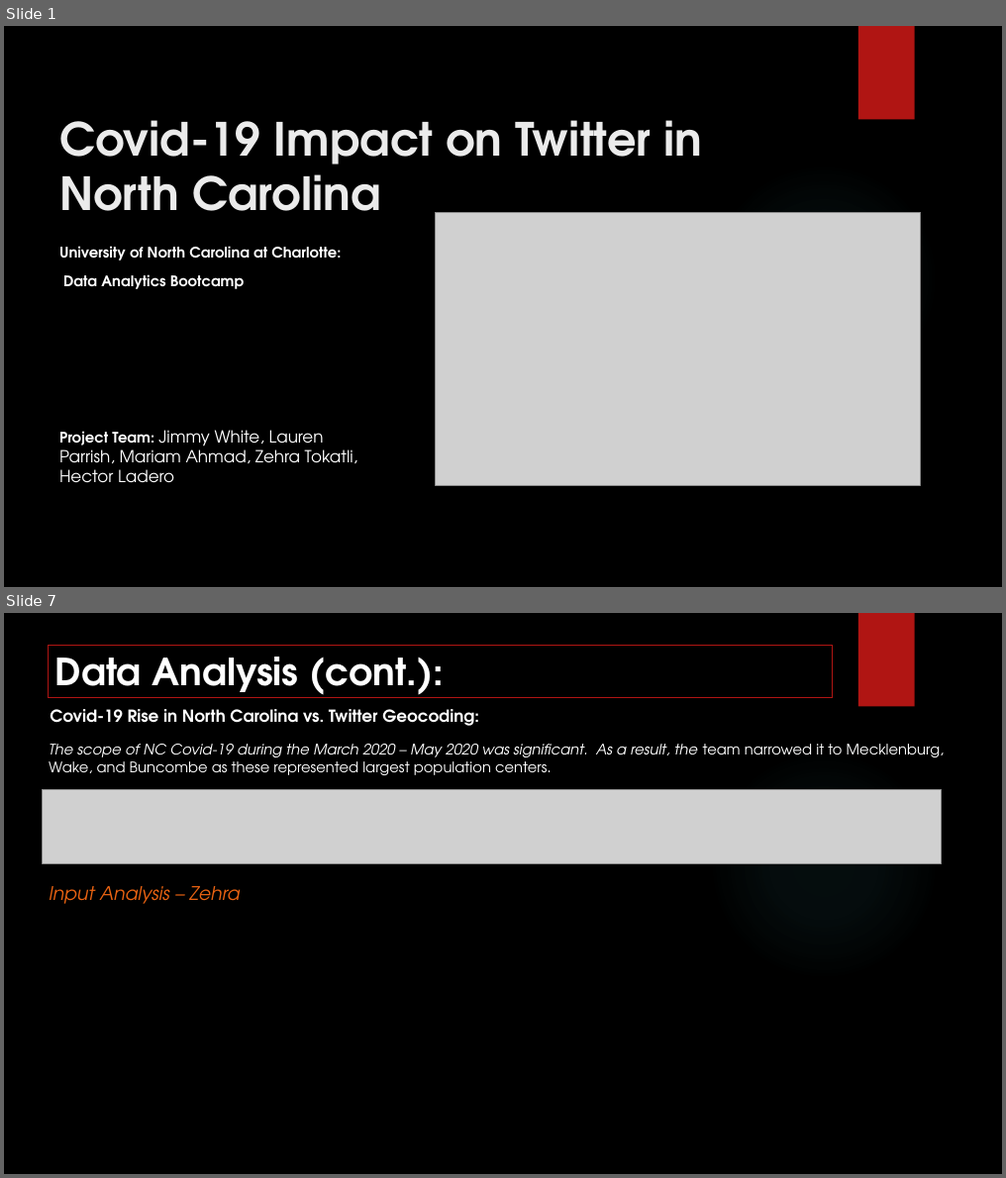
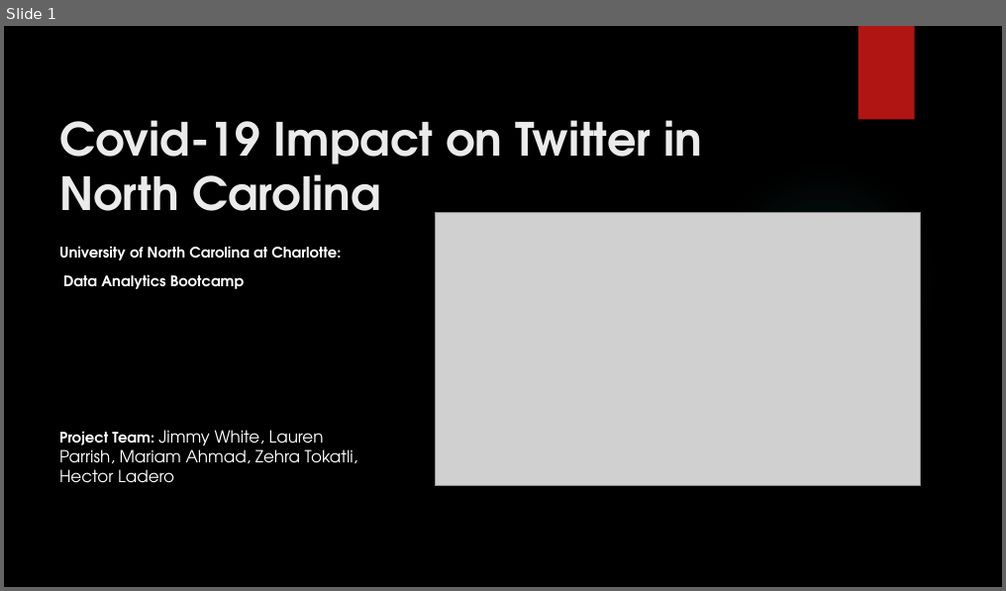
Before and after one commit to znurtokatli/COVID19TweetsDataAnalyzer, a slide deck: Cleaning/Data Analytics ProjectPres_LP_review.pptx. Shown one above the other, each under a label of ours: slides 1 and 7 before the commit, slide 1 after it; the slides between them are not shown. The pictures are 1006x1178 and 1006x591 pixels, drawn with LibreOffice and Linux fonts; fonts in the diff are those of the drawing; grey boxes stand for pictures; background and template pictures are left out. Boxes give left, top, right and bottom in pixels: in the first picture for what was removed or moved away, otherwise in the second. Text is boxed around its words. In the diff, an @@ line names an element or a change of style, - is before the commit and + after.

```diff
--- a/Cleaning/Data Analytics ProjectPres_LP_review.pptx
+++ b/Cleaning/Data Analytics ProjectPres_LP_review.pptx
@@ slide 7 removed at (4,613,1002,1174), background picture (left out); not listed: 2 template elements that a slide beside it also shows @@
@@ rectangle removed at (48,645,833,697) @@
-Data Analysis (cont.):
@@ text removed at (50,709,479,726) @@
-Covid-19 Rise in North Carolina vs. Twitter Geocoding:
@@ title removed at (49,744,944,775) @@
-The scope of NC Covid-19 during the March 2020 – May 2020 was significant. As a result, the team narrowed it to Mecklenburg, Wake, and Buncombe as these represented largest population centers.
@@ picture removed at (43,789,942,863) @@
@@ text removed at (49,886,240,904) @@
-Input Analysis – Zehra
```
Also in this commit, not shown: 9 slides changed, 2 slides added, 3 other slides removed.
